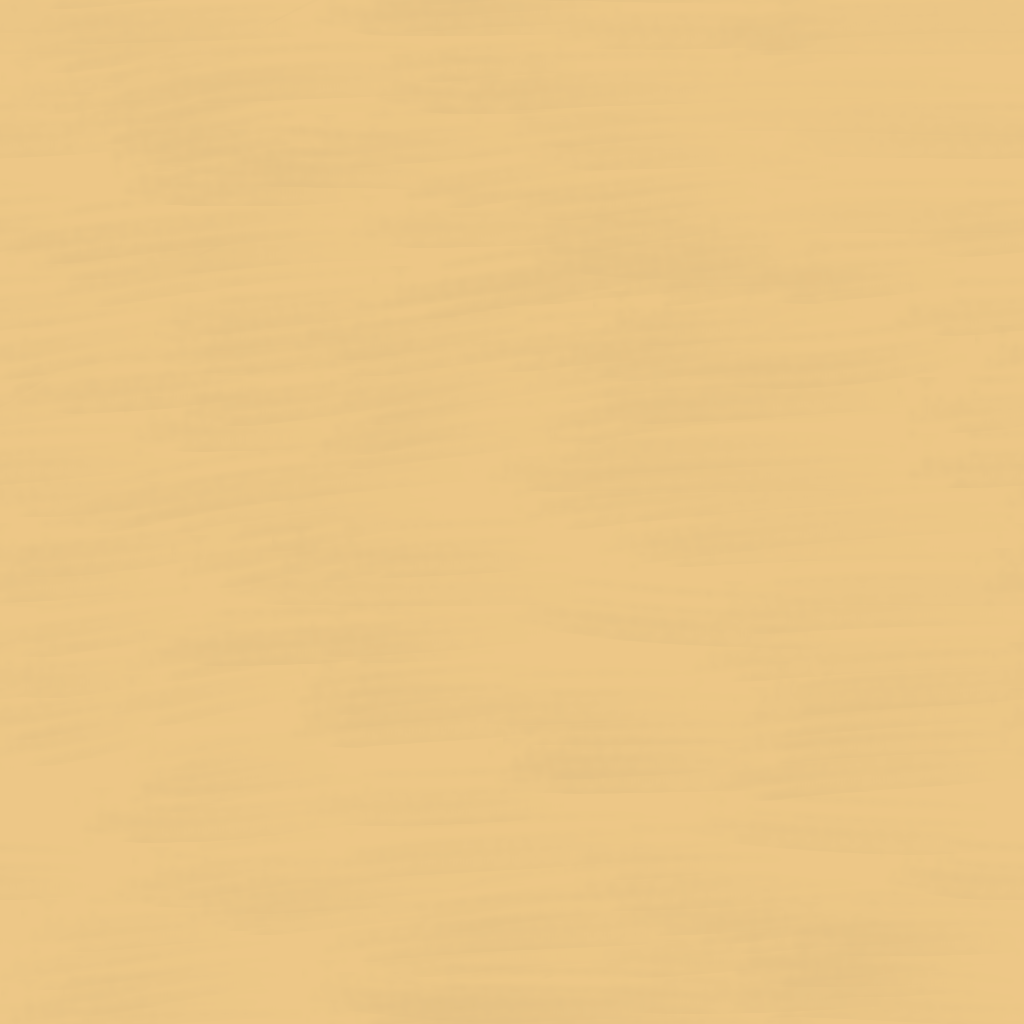
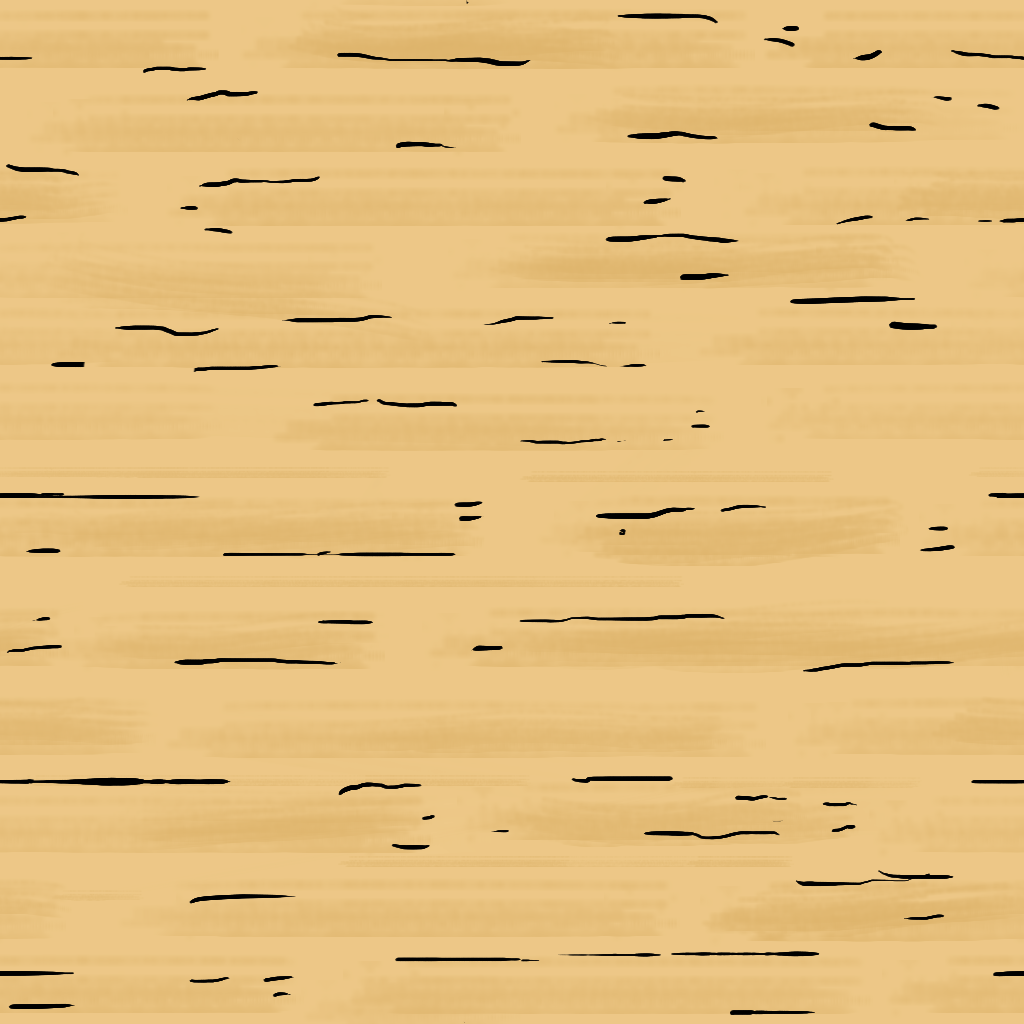
Two versions of the same layered image (1024px x 1024px). Layer-by-layer changes:
added layer "Lag 3" above "Lag 4" over [0, 0, 1024, 1023]
added layer "Lag 4" above "Lag 2" over [0, 0, 1024, 1024]
hid "Lag 2", painted on it over [0, 0, 1024, 1024]
